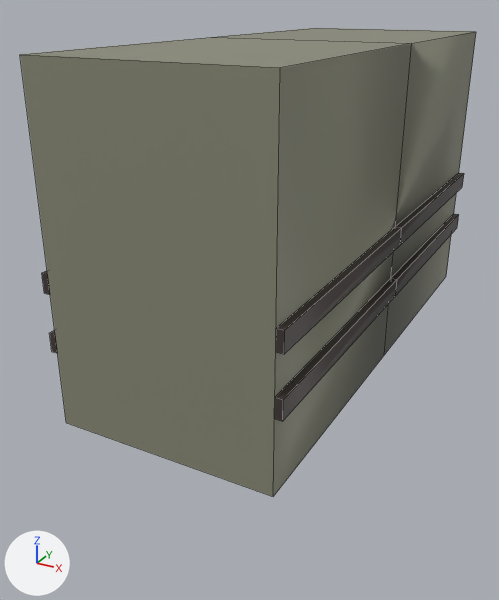
An edit to the FBX model unity/Assets/Models/Paths/p501/rail.fbx, drawn before and after from the same camera.
Camera for both pictures: a 50 mm lens placed at (1.13, -2.46, 0.15), pointed at (-0.13, -0.19, -0.99). Lighting does not change. The marker at lower left points along +X, +Y and +Z. The first picture is the older version. Mesh edges are drawn as thin lines. Where no turn or scale is listed for an object, it has been applied to the vertices.

Names of what the first picture shows: 'p501/rail'.
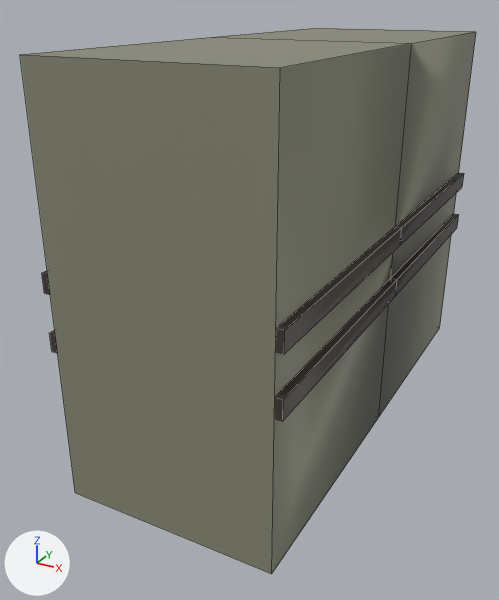
The newer file is also turned or shifted as a whole; pictures and numbers use the older file's frame.

Edits to the bpy script that builds the scene:
```text
Change me_p501_rail:
    used by ob_p501_rail; location = (0.0, 0.0, 0.0)
    before: 0 (-0.4, -1.0, -1.2) at pixel (66, 422), 3 (-0.4, 0.0, -1.2), 4 (0.4, -1.0, -1.2) at pixel (273, 496), 5 (0.4, 0.0, -1.2) at pixel (384, 355), 9 (-0.4, 1.0, -1.2)
    before: 10 (0.4, 1.0, -1.2) at pixel (446, 276)
    remove me_p501_rail.from_pydata(...)  # 60 vertices, 55 faces; spans x -0.43..0.43, y -1.0..1.0, z -1.2..0.0
    add me_p501_rail.from_pydata(...)  # 60 vertices, 55 faces; spans x -0.43..0.43, y -1.0..1.0, z -1.5..0.0
    me_p501_rail part 1
    add for i in [0, 3, 4, 5, 9, 10]: me_p501_rail.vertices[i].co += Vector((0.0, 0.0, -0.3))
```

Boxes [x1, y1, x2, y2] around the edits, measured in the pictures (499 x 600 px; the box of a moved part takes in the faces that stretch with it):
'p501/rail', reshaped (16% taller): before [20, 28, 476, 497]; after [20, 28, 476, 574]
part 1 of me_p501_rail, moved or reshaped: before [66, 52, 446, 497]; after [66, 52, 446, 574]
